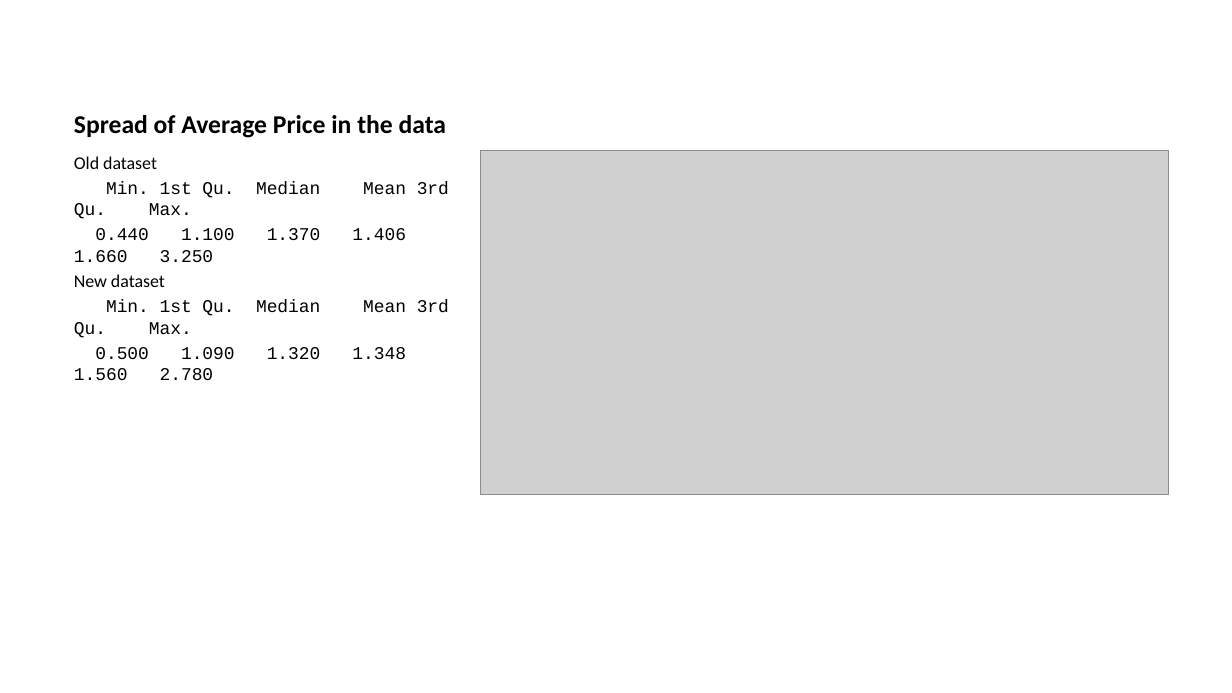
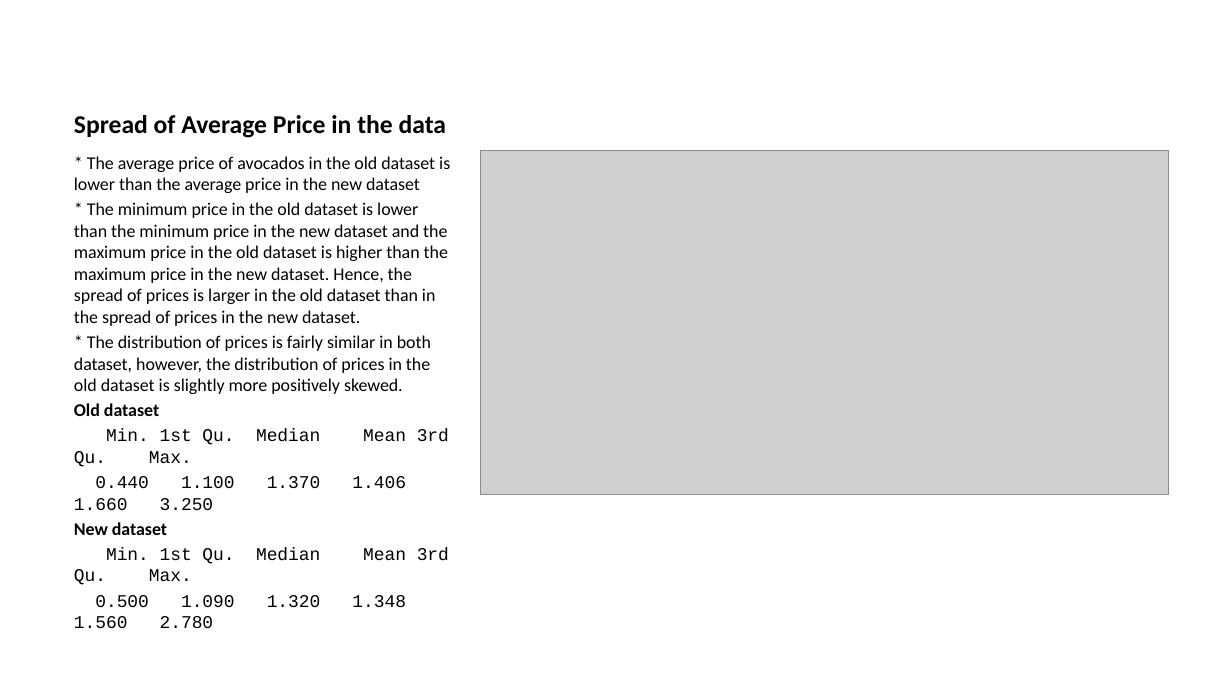
Before and after one commit to wmotkowska-stud-412081/RR2023_projectgroup, a slide deck: slide 3 of Avocado_price_predictions_our_version.pptx. Drawn at 1232x693 pixels with LibreOffice and Linux fonts; fonts in the diff are those of the drawing; grey boxes stand for pictures. Boxes give left, top, right and bottom in pixels: in the first picture for what was removed or moved away, otherwise in the second. Text is boxed around its words. In the diff, an @@ line names an element or a change of style, - is before the commit and + after.

```diff
--- a/Avocado_price_predictions_our_version.pptx
+++ b/Avocado_price_predictions_our_version.pptx
@@ text at bbox=[74, 156, 450, 394]: paragraphs added @@
+* The average price of avocados in the old dataset is lower than the average price in the new dataset
+* The minimum price in the old dataset is lower than the minimum price in the new dataset and the maximum price in the old dataset is higher than the maximum price in the new dataset. Hence, the spread of prices is larger in the old dataset than in the spread of prices in the new dataset.
+* The distribution of prices is fairly similar in both dataset, however, the distribution of prices in the old dataset is slightly more positively skewed.
@@ text at bbox=[74, 403, 167, 535]: bold on in "Old dataset", "New dataset" @@
```
Also in this commit, not shown: 2 other slides changed, 6 slides added, 1 other file.
